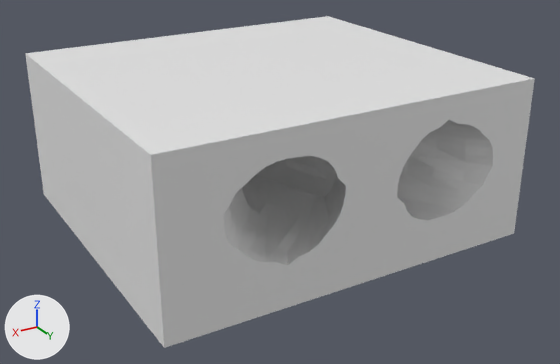
An edit to the Blender file Assets/Models/Environment/TunnelFORK_Zeek.blend, drawn before and after from the same camera.
One viewpoint serves both versions: a 50 mm camera at (88.5, 102.4, 90.6) aimed at (-1.1, -46.9, 15.9). The axes (+X, +Y, +Z) are drawn at lower left. The lights are the same throughout.

The older version as bpy lines, for what is in view:
```python
me_cube_003 = bpy.data.meshes.new('Cube.003')
me_cube_003.from_pydata(...)  # 776 vertices, 660 faces; spans x -10.0..10.0, y -10.0..10.0, z -10.0..10.0
ob_cube = bpy.data.objects.new('Cube', me_cube_003)
ob_cube.location = (-0.1, -52.0, 24.9)
ob_cube.scale = (4.52, 4.05, 1.91)
```
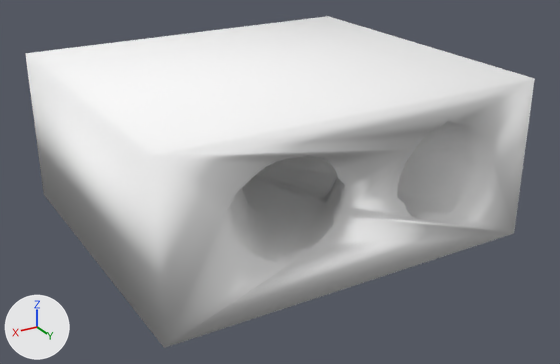
Commit message: Zeek updated 4 assets

The change, as a list of edits to the scene's bpy script:
```text
Add mat_snow:
    mat_snow = diffuse_material('snow')
    mat_snow.base_color = (0.97, 0.97, 0.97)  # white #fcfcfc
Change me_cube_003:
    used by ob_cube; location = (-0.1, -52.0, 24.9); scale = (4.52, 4.05, 1.91)
    remove me_cube_003.from_pydata(...)  # 776 vertices, 660 faces; spans x -10.0..10.0, y -10.0..10.0, z -10.0..10.0
    add me_cube_003.from_pydata(...)  # 1706 vertices, 3416 faces; spans x -10.0..10.0, y -10.0..10.0, z -10.0..10.0
    me_cube_003 part 1: 2 vertices moved within x -0.1..2.3, y 3.9..9.6, z -3.8..-3.6; 22 vertices removed from x -3.1..1.8, y -3.7..8.4, z -5.0..-2.7; 245 vertices added at x -3.7..1.8, y -6.1..8.3, z -5.6..-2.1
    me_cube_003 part 2: 13 vertices removed from x -0.5..-0.2, y 6.5..7.2, z 0.2..4.9; 232 vertices added at x -0.6..2.4, y 5.6..9.9, z 0.1..6.7
    add me_cube_003.materials.append(mat_snow)  # white #fcfcfc
```

Where the change shows, as pixel boxes [x1, y1, x2, y2] in the pictures (560 x 364 px):
part 1 of me_cube_003, built on
    before: [259, 156, 335, 252]
    after: [261, 156, 337, 252]
part 2 of me_cube_003, built on
    before: [333, 175, 341, 202]
    after: [333, 177, 346, 194]
